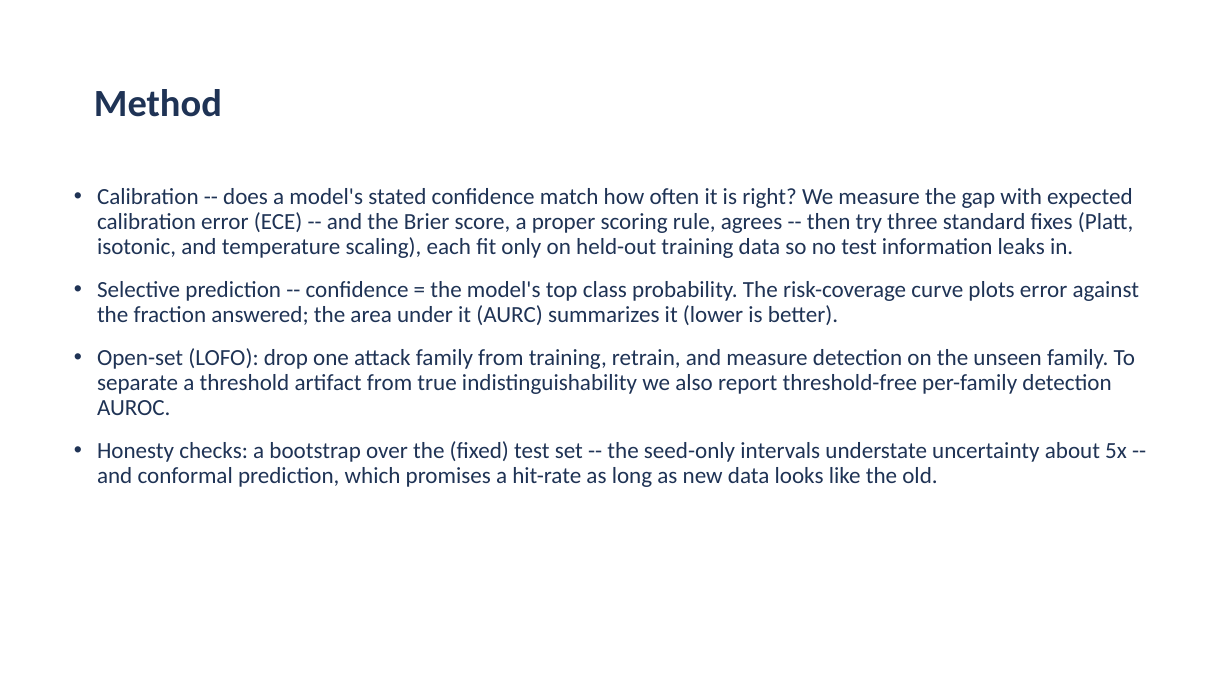
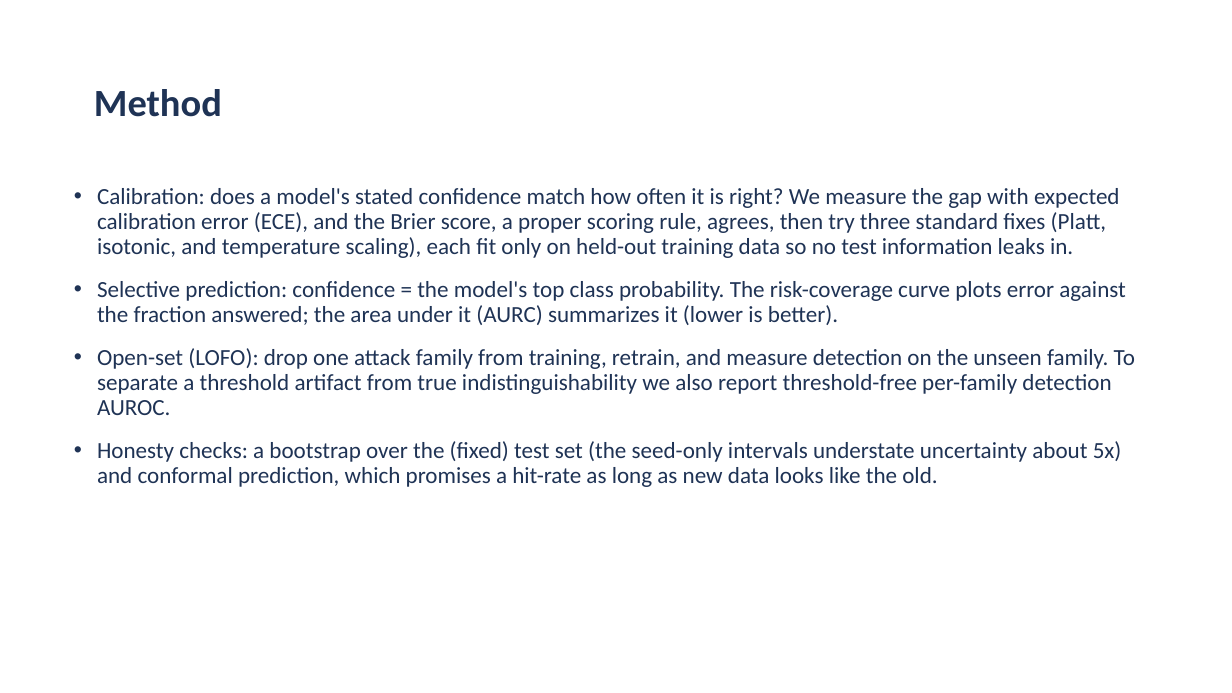
Before and after one commit to aiparallel0/chaoscrypt, a slide deck: slide 4 of papers/paper2-ids-selective/presentation.pptx. Drawn at 1232x693 pixels with LibreOffice and Linux fonts; fonts in the diff are those of the drawing; background and template pictures are left out. Boxes give left, top, right and bottom in pixels: in the first picture for what was removed or moved away, otherwise in the second. Text is boxed around its words. In the diff, an @@ line names an element or a change of style, - is before the commit and + after.

```diff
--- a/papers/paper2-ids-selective/presentation.pptx
+++ b/papers/paper2-ids-selective/presentation.pptx
@@ text at (97, 188, 1125, 325): text changed @@
-• Calibration -- does a model's stated confidence match how often it is right? We measure the gap with expected calibration error (ECE) -- and the Brier score, a proper scoring rule, agrees -- then try three standard fixes (Platt, isotonic, and temperature scaling), each fit only on held-out training data so no test information leaks in.
-• Selective prediction -- confidence = the model's top class probability. The risk-coverage curve plots error against the fraction answered; the area under it (AURC) summarizes it (lower is better).
+• Calibration: does a model's stated confidence match how often it is right? We measure the gap with expected calibration error (ECE), and the Brier score, a proper scoring rule, agrees, then try three standard fixes (Platt, isotonic, and temperature scaling), each fit only on held-out training data so no test information leaks in.
+• Selective prediction: confidence = the model's top class probability. The risk-coverage curve plots error against the fraction answered; the area under it (AURC) summarizes it (lower is better).
@@ text at (97, 441, 1122, 487): text changed @@
-• Honesty checks: a bootstrap over the (fixed) test set -- the seed-only intervals understate uncertainty about 5x -- and conformal prediction, which promises a hit-rate as long as new data looks like the old.
+• Honesty checks: a bootstrap over the (fixed) test set (the seed-only intervals understate uncertainty about 5x) and conformal prediction, which promises a hit-rate as long as new data looks like the old.
```
Also in this commit, not shown: 15 other slides changed, 6 other files.
